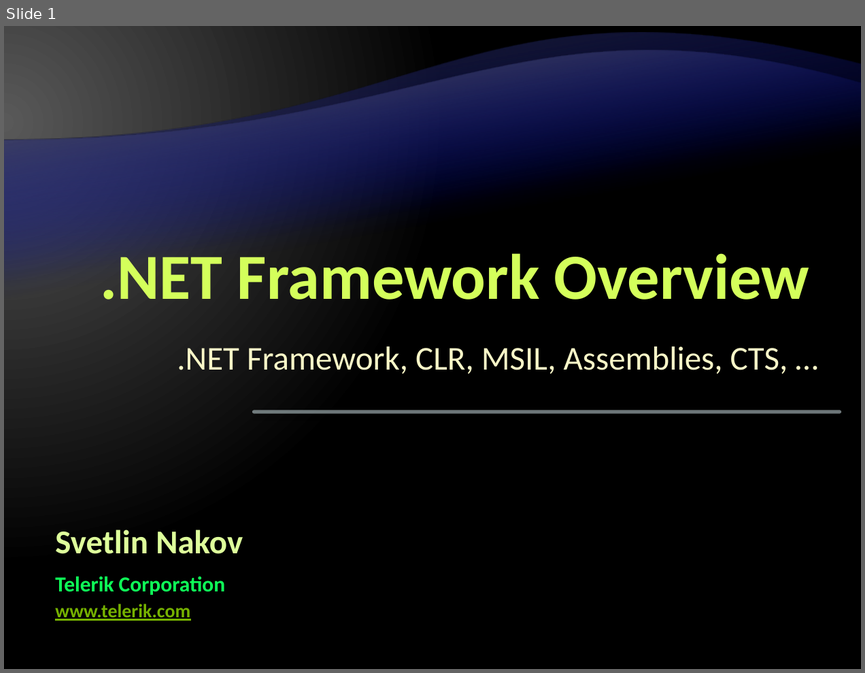
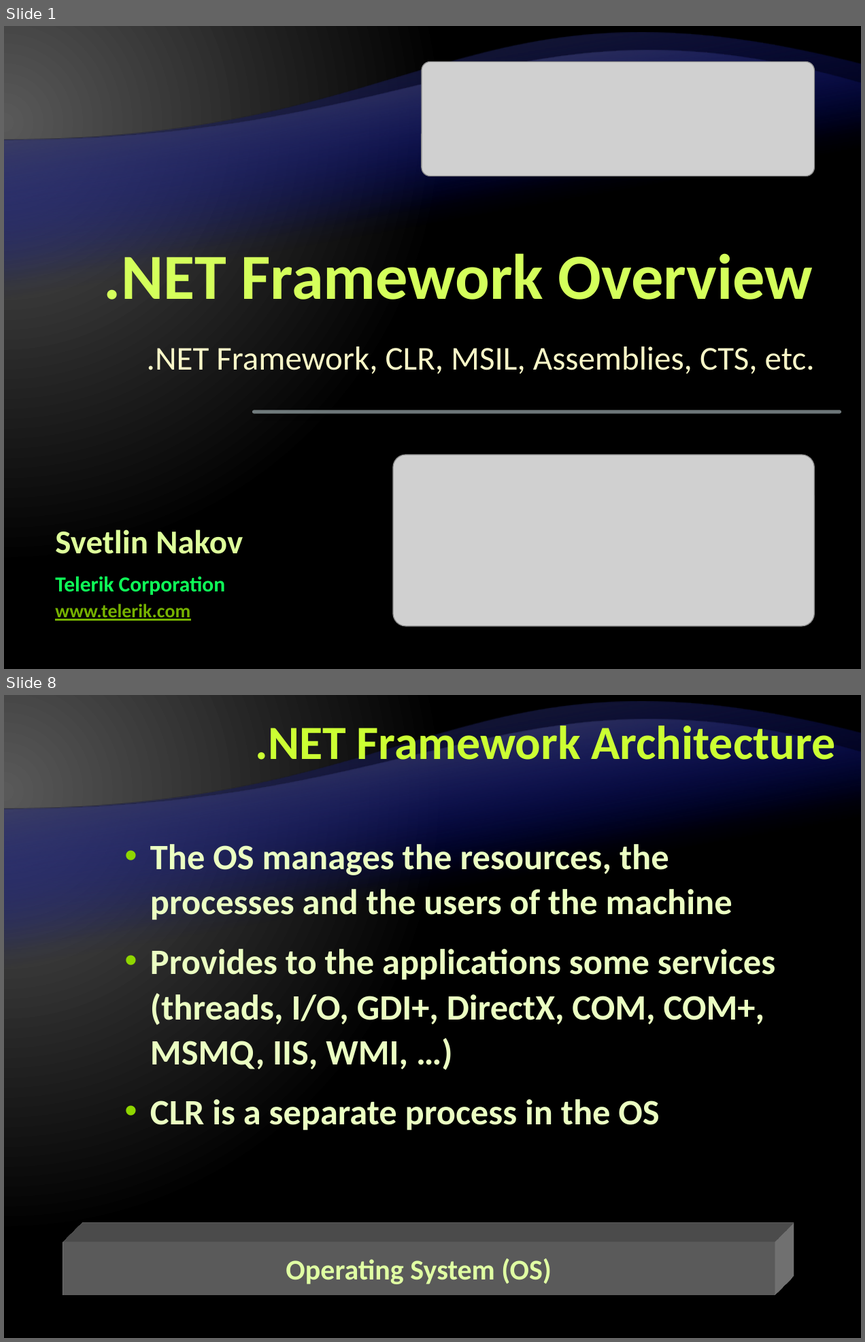
Before and after one commit to Graveheart/aspnetcourse, a slide deck: lectures/1. .NET Framework Overview.pptx. Shown one above the other, each under a label of ours: slide 1 before the commit, slides 1 and 8 after it; the slides between them are not shown. The pictures are 865x673 and 865x1342 pixels, drawn with LibreOffice and Linux fonts; fonts in the diff are those of the drawing; grey boxes stand for pictures; background and template pictures are left out. Boxes give left, top, right and bottom in pixels: in the first picture for what was removed or moved away, otherwise in the second. Text is boxed around its words. In the diff, an @@ line names an element or a change of style, - is before the commit and + after.

Commit message:
.NET Framework 4.0 Overview lecture - almost ready

```diff
--- a/lectures/1. .NET Framework Overview.pptx
+++ b/lectures/1. .NET Framework Overview.pptx
@@ slide 8 added at <box>4,695,861,1338</box>, background gradient #595959 to #000000; not listed: 2 template elements that a slide beside it also shows @@
@@ title added at <box>255,719,835,770</box>, 40 pt, text #CCFF33, bold @@
+.NET Framework Architecture
@@ text added at <box>150,844,775,1130</box>, 30 pt, text #EBFFC2, bold @@
+  • The OS manages the resources, the processes and the users of the machine
+  • Provides to the applications some services (threads, I/O, GDI+, DirectX, COM, COM+, MSMQ, IIS, WMI, …)
+  • CLR is a separate process in the OS
@@ rectangle added at <box>63,1242,775,1295</box>, fill #808080, 24 pt, text #E0FFA3, bold @@
+Operating System (OS)
@@ slide 1 changed as well @@
@@ picture added at <box>422,62,814,176</box> @@
@@ title ".NET Framework Overview": place and size @@
-title ".NET Framework Overview" at <box>100,253,809,299</box>
+title ".NET Framework Overview" at <box>104,253,813,299</box>
@@ subtitle at <box>147,346,815,373</box>: text changed @@
-.NET Framework, CLR, MSIL, Assemblies, CTS, …
+.NET Framework, CLR, MSIL, Assemblies, CTS, etc.
@@ picture added at <box>393,454,815,626</box> @@
```
Also in this commit, not shown: 1 other slide changed, 52 other slides added, 1 slide removed.
